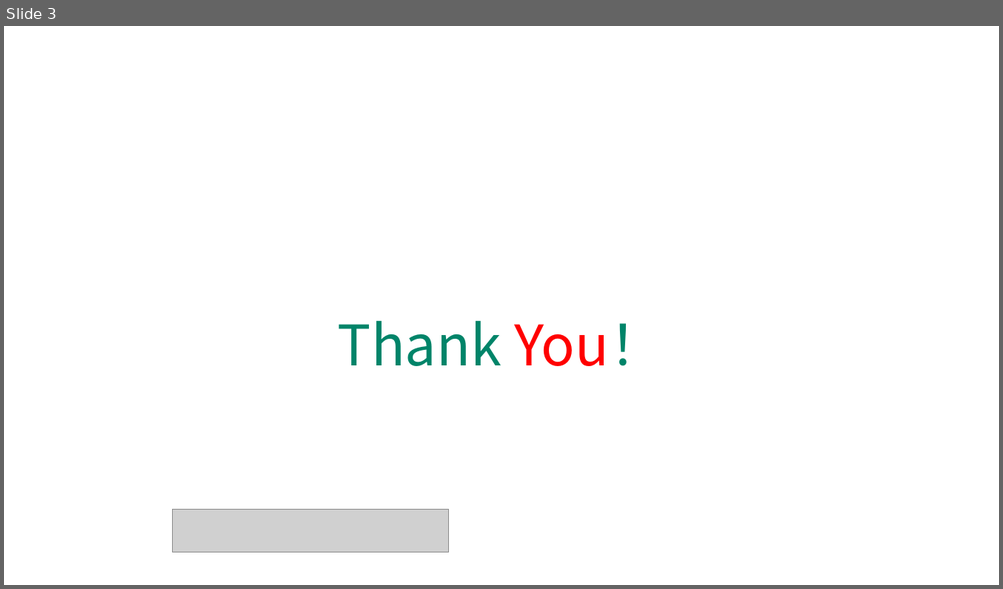
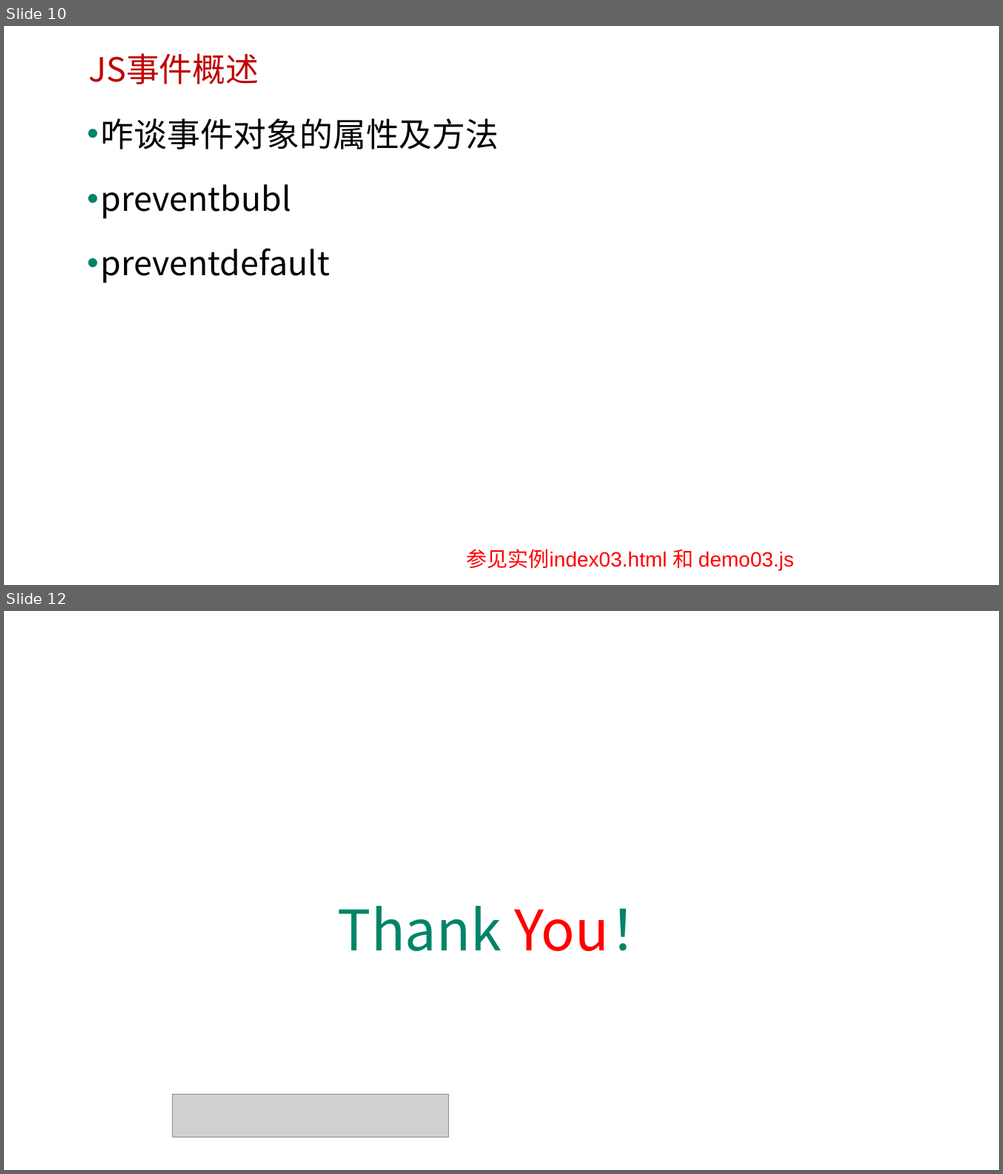
Before and after one commit to edu2act/course-javascript-advanced, a slide deck: 课程PPT/25.事件处理（事件流-待修改）.pptx. Shown one above the other, each under a label of ours: slide 3 before the commit, slides 10 and 12 after it; the slides between them are not shown. The pictures are 1003x589 and 1003x1174 pixels, drawn with LibreOffice and Linux fonts; fonts in the diff are those of the drawing; grey boxes stand for pictures; background and template pictures are left out. Boxes give left, top, right and bottom in pixels: in the first picture for what was removed or moved away, otherwise in the second. Text is boxed around its words. In the diff, an @@ line names an element or a change of style, - is before the commit and + after.

```diff
--- a/课程PPT/25.事件处理（事件流-待修改）.pptx
+++ b/课程PPT/25.事件处理（事件流-待修改）.pptx
@@ slide 10 added at <box>4,26,999,585</box>, background picture (left out) @@
@@ text added at <box>88,53,259,84</box>, 32 pt, text #C00000 @@
+JS事件概述
@@ text added at <box>101,118,499,284</box>, 32 pt, text #000000 @@
+• 咋谈事件对象的属性及方法
+• preventbubl
+• preventdefault
@@ text added at <box>466,549,794,571</box>, 20 pt, text #FF0000 @@
+参见实例index03.html 和 demo03.js
@@ what was slide 3 is now slide 12 @@
```
Also in this commit, not shown: 2 slides changed, 9 other slides added, 6 other files.
